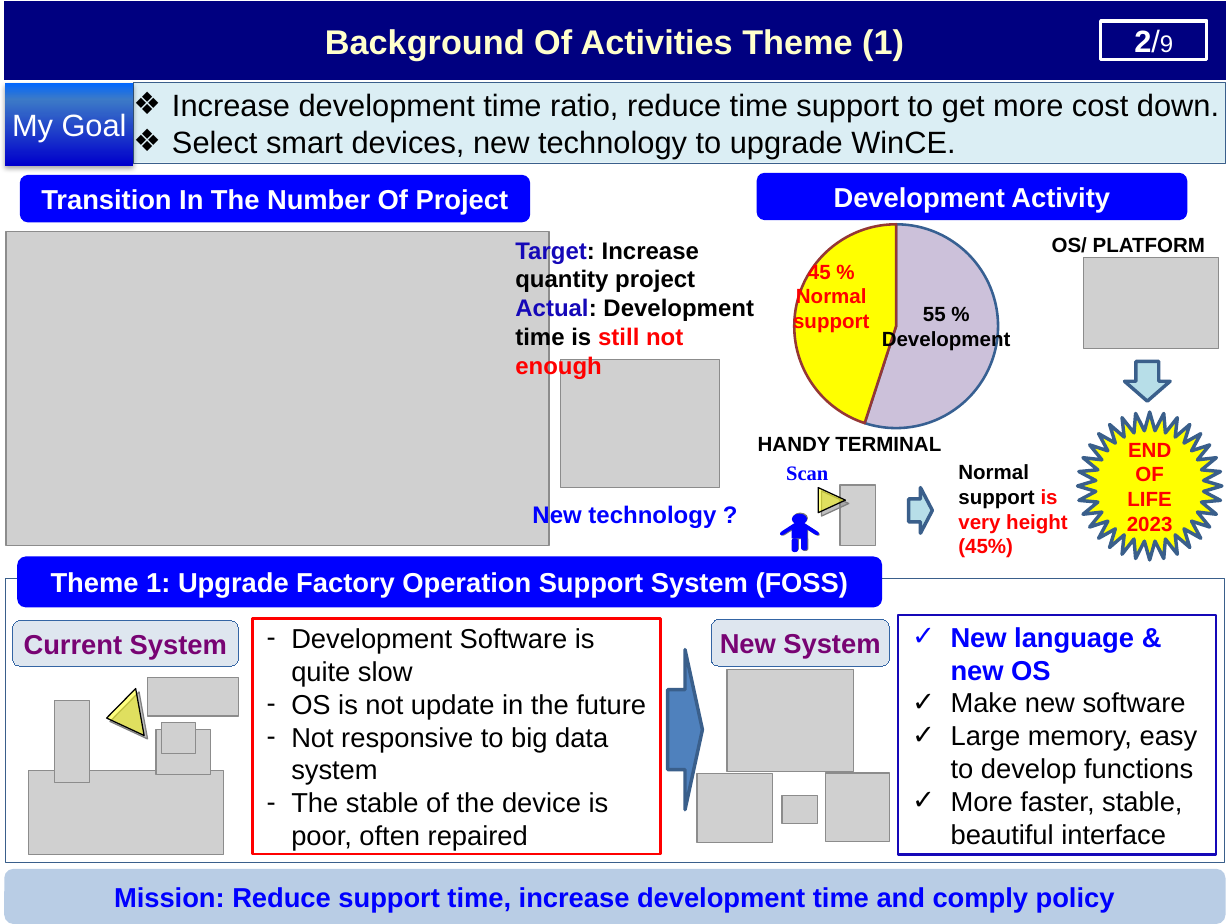
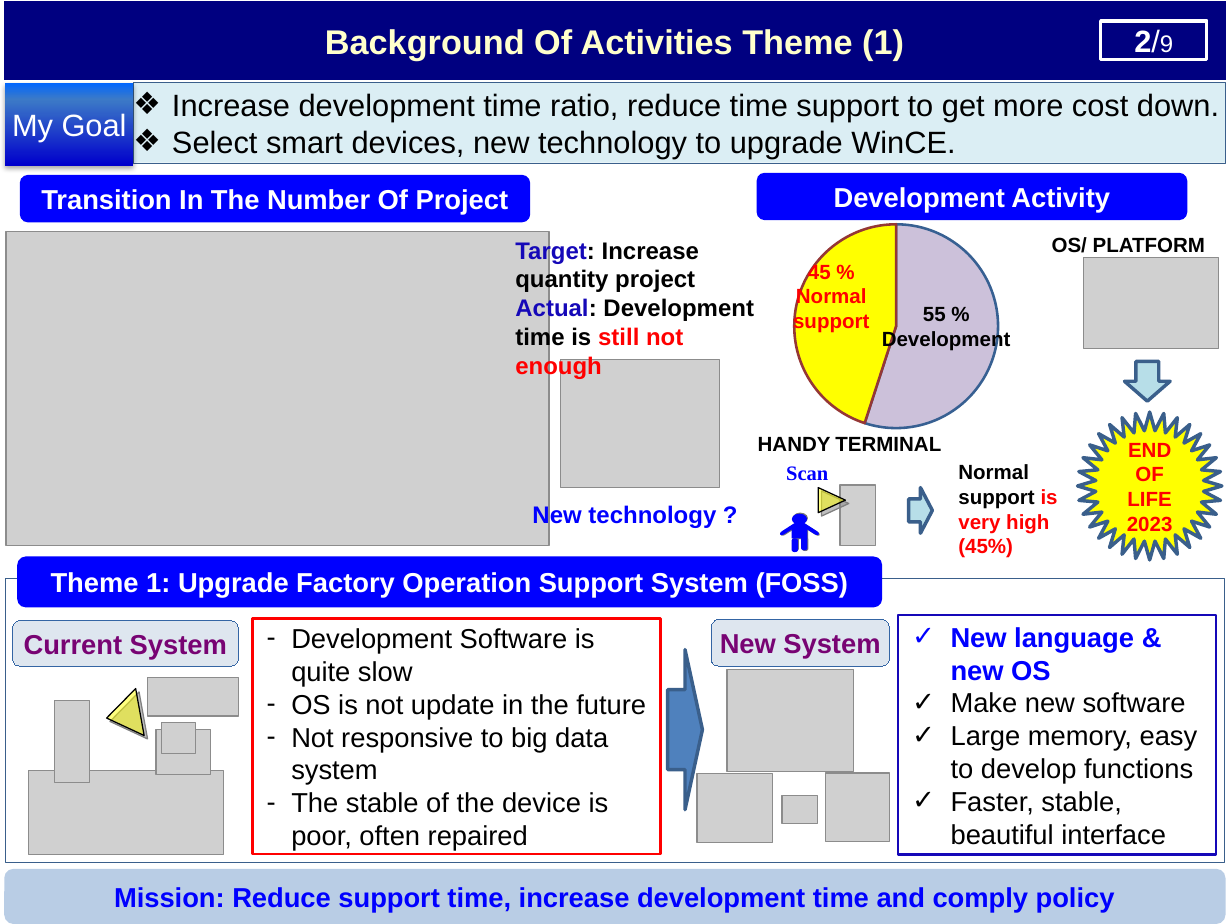
Before and after one commit to thietbicongnghevietnam/ReportPSNV, a slide deck: slide 3 of Report_Nguyen Nhu Minh.pptx. Drawn at 1232x924 pixels with LibreOffice and Linux fonts; fonts in the diff are those of the drawing; grey boxes stand for pictures; background and template pictures are left out. Boxes give left, top, right and bottom in pixels: in the first picture for what was removed or moved away, otherwise in the second. Text is boxed around its words. In the diff, an @@ line names an element or a change of style, - is before the commit and + after.

```diff
--- a/Report_Nguyen Nhu Minh.pptx
+++ b/Report_Nguyen Nhu Minh.pptx
@@ text at [958,464,1058,558]: text changed @@
-Normal support is very height (45%)
+Normal support is very high (45%)
@@ text in rectangle at [951,791,1166,845]: text changed @@
-✓ More faster, stable, beautiful interface
+✓ Faster, stable, beautiful interface
```
Also in this commit, not shown: 2 other slides changed, 1 other file.
